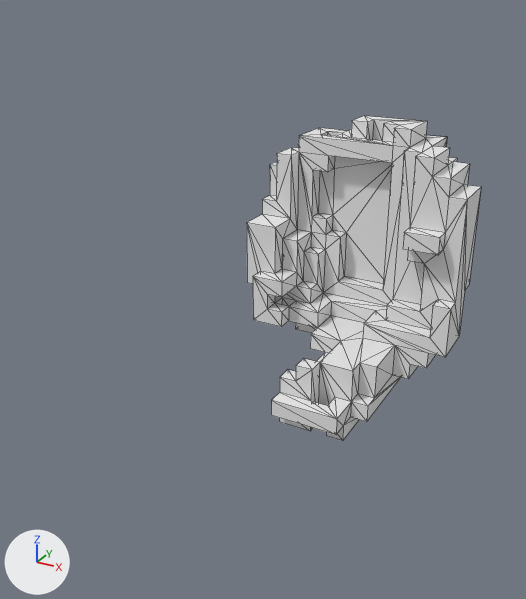
Before and after pictures for a commit that changed the OBJ model Assets/Mafas/All_Nexus/Diry_Nexus/Dirty_mesh/dirty_base01-0-Glow.obj.
Both versions are drawn from a 50 mm lens placed at (1.26, -4.03, 1.47), pointed at (-0.57, -0.69, -0.2). The axes (+X, +Y, +Z) are drawn at lower left. The lights are the same throughout. Mesh edges are drawn as thin lines. Where no turn or scale is listed for an object, it has been applied to the vertices. Vertices at the same position are counted once.

In view in the first picture: 'Glow'.
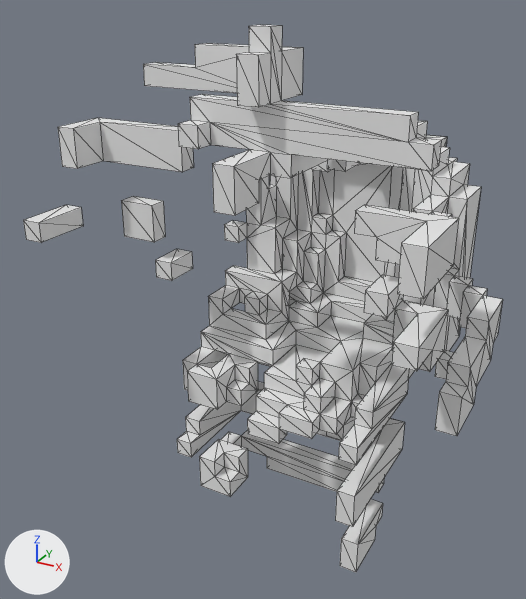
Patch to the scene script:
```diff
--- a/Assets/Mafas/All_Nexus/Diry_Nexus/Dirty_mesh/dirty_base01-0-Glow.obj.py
+++ b/Assets/Mafas/All_Nexus/Diry_Nexus/Dirty_mesh/dirty_base01-0-Glow.obj.py
@@ me_glow @@
 # used by ob_glow; location = (0.0, 0.0, 0.0)
-me_glow.from_pydata(...)  # 356 vertices, 716 faces; spans x -0.9..0.4, y -0.9..0.5, z -0.9..0.7
+me_glow.from_pydata(...)  # 763 vertices, 1516 faces; spans x -1.4..0.7, y -1.6..0.5, z -1.6..1.3
+# me_glow part 1: a new loose piece, a box spanning x -1.0..-0.9, y -1.1..-0.9, z 0.0..0.1, in mat_palette (white #e7e7e7)
+# me_glow part 2: a new loose piece, a box spanning x -1.2..-1.0, y -1.1..-1.0, z 0.2..0.4, in mat_palette (white #e7e7e7)
+# me_glow part 3: a new loose piece, a box spanning x -1.4..-1.3, y -1.6..-1.3, z 0.3..0.4, in mat_palette (white #e7e7e7)
+# me_glow part 4: a new loose piece of 23 vertices spanning x 0.3..0.6, y -1.6..-1.2, z 0.0..0.3, in mat_palette (white #e7e7e7)
+# me_glow part 5: a new loose piece of 22 vertices spanning x -1.0..0.1, y -0.6..-0.3, z -1.6..-1.4, in mat_palette (white #e7e7e7)
+# me_glow part 6: a new loose piece of 20 vertices spanning x -1.0..0.2, y -1.1..-0.3, z -1.2..-1.0, in mat_palette (white #e7e7e7)
+# me_glow part 7: a new loose piece of 16 vertices spanning x 0.2..0.6, y -1.6..-1.2, z 0.4..0.6, in mat_palette (white #e7e7e7)
+# me_glow part 8: a new loose piece of 14 vertices spanning x -0.7..-0.5, y -1.2..-1.0, z -1.2..-1.0, in mat_palette (white #e7e7e7)
+# me_glow part 9: 4 vertices removed from x 0.3..0.4, y -0.3..-0.2, z -0.2..0.2; 164 vertices added at x -1.4..0.7, y -1.6..0.0, z -0.4..1.3
+# me_glow part 10: 1 vertex moved from x -0.2, y -0.4, z -0.7 to x -0.2, y -0.3, z -0.7; 19 vertices removed from x -0.9..-0.2, y -0.9..-0.1, z -0.8..0.1; 135 vertices added at x -1.0..0.2, y -1.1..-0.1, z -0.9..0.5
+# me_glow part 11: 12 vertices added at x 0.1..0.2, y -1.0..-0.6, z -1.6..-1.4
 me_glow.materials.append(mat_palette)
```

Boxes [x1, y1, x2, y2] around the edits, measured in the pictures (526 x 599 px):
'Glow', reshaped (105% wider, 68% taller): before [247, 116, 481, 441]; after [23, 25, 503, 572]
part 1 of me_glow, added: after [155, 249, 193, 281]
part 2 of me_glow, added: after [121, 196, 165, 242]
part 3 of me_glow, added: after [23, 205, 83, 243]
part 4 of me_glow, added: after [364, 275, 448, 372]
part 5 of me_glow, added: after [221, 430, 384, 493]
part 6 of me_glow, added: after [177, 382, 405, 527]
part 7 of me_glow, added: after [354, 205, 459, 299]
part 8 of me_glow, added: after [199, 439, 248, 497]
part 9 of me_glow, built on: before [410, 177, 467, 336]; after [58, 25, 503, 436]
part 10 of me_glow, built on: before [247, 199, 341, 435]; after [183, 176, 409, 465]
part 11 of me_glow, added: after [340, 499, 383, 572]
